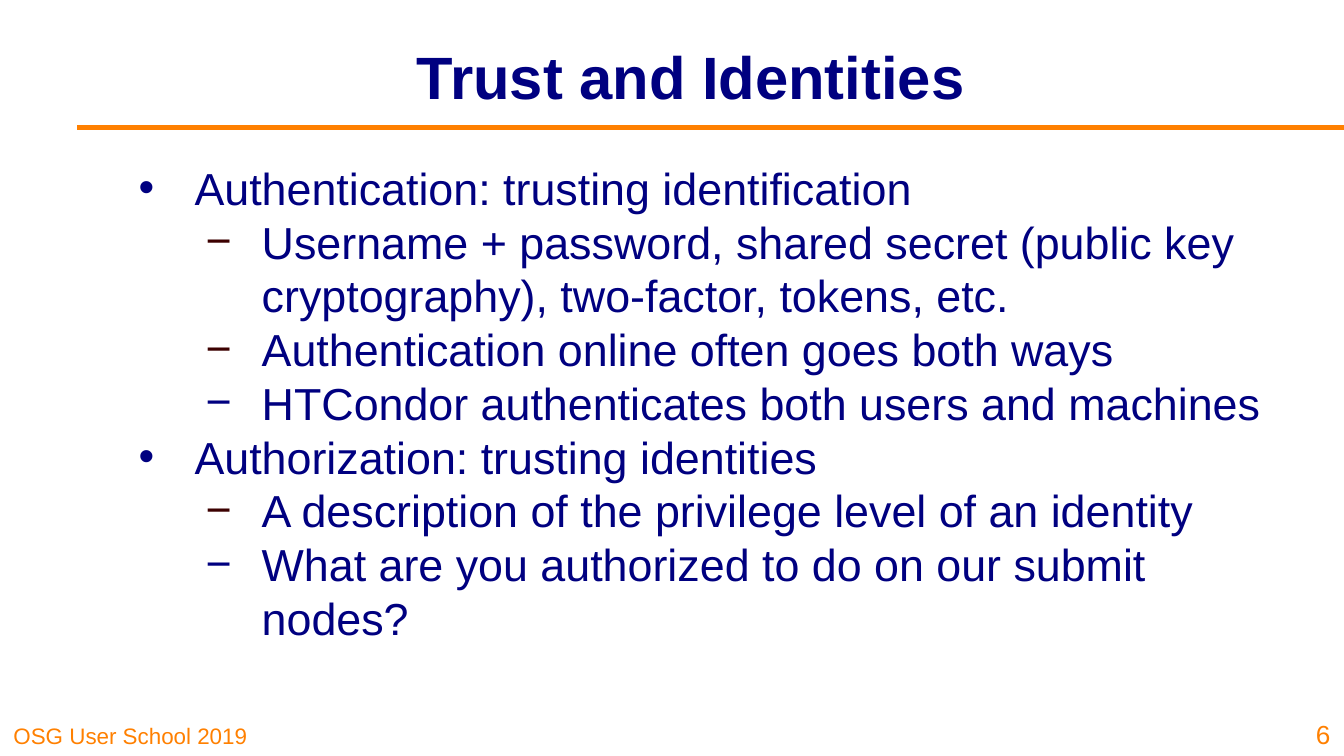
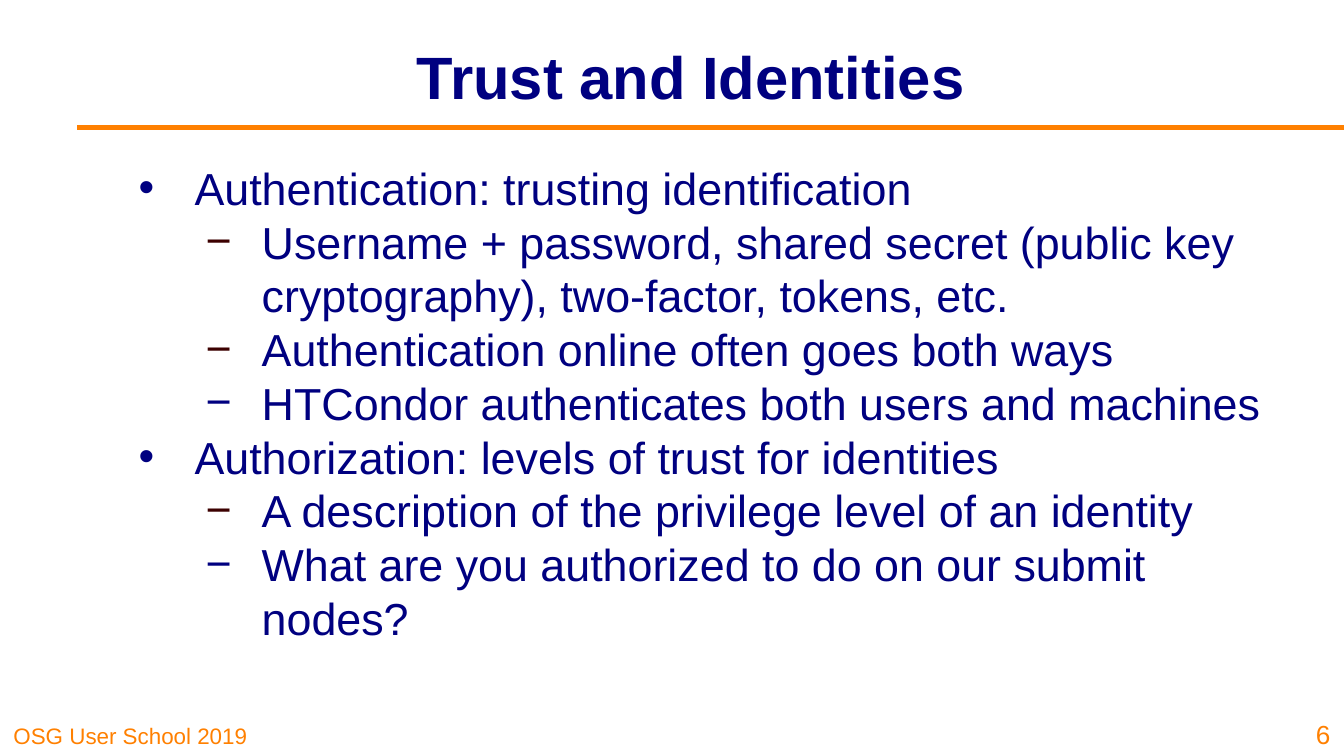
Before and after one commit to opensciencegrid/user-school-2019, a slide deck: slide 6 of docs/materials/day2/files/osgus19-day2-part2-security.pptx. Drawn at 1344x756 pixels with LibreOffice and Linux fonts; fonts in the diff are those of the drawing; background and template pictures are left out. Boxes give left, top, right and bottom in pixels: in the first picture for what was removed or moved away, otherwise in the second. Text is boxed around its words. In the diff, an @@ line names an element or a change of style, - is before the commit and + after.

```diff
--- a/docs/materials/day2/files/osgus19-day2-part2-security.pptx
+++ b/docs/materials/day2/files/osgus19-day2-part2-security.pptx
@@ text at [195, 441, 999, 475]: text changed @@
-• Authorization: trusting identities
+• Authorization: levels of trust for identities
```
Also in this commit, not shown: 4 other slides changed, 1 other file.
